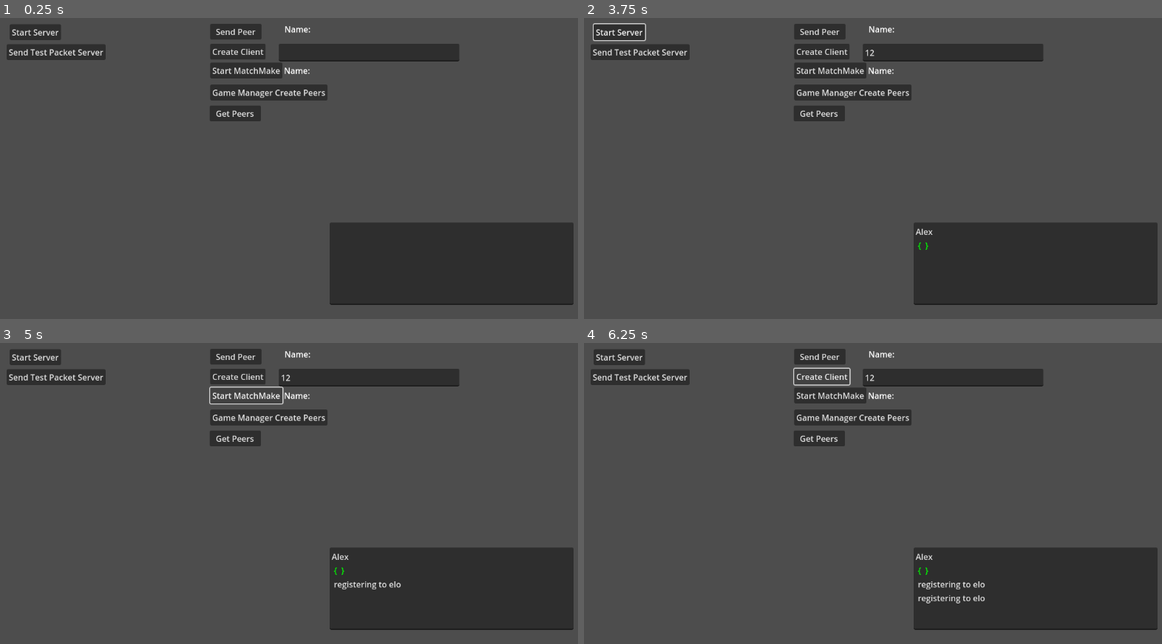
Above: before the commit, frames 1-4 (two rows, left to right).
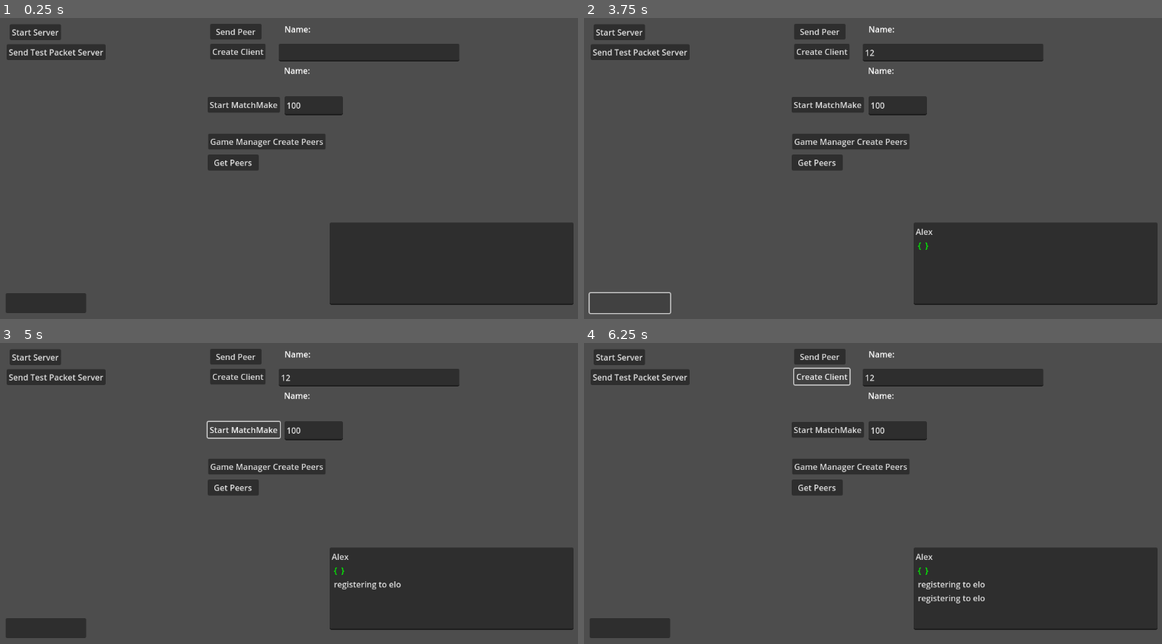
Above: after the commit, the same moments.

Repository: finepointcgi/Godot-4-Multiplayer-Lan-Tutorial
Game: Godot game, scene res://Server.tscn
The game is run twice, just before and just after one commit, with the same random seed, the same clock (stepped at 60 frames per second) and the same inputs. This scene is started directly instead of the project's main scene.
Inputs (mouse positions are in pixels of both pictures, inside the frame that each line leads up to):
- Up to frame 1 (0.25 s): no input
- Up to frame 2 (3.75 s): click (1034, 264) at 0.52 s; type "Alex" at 0.6 s; click (953, 54) at 0.75 s; type "12" at 0.83 s; click "Game Manager Create Peers" at 1.25 s; click "Get Peers" at 2 s; click "Start Server" at 2.75 s; click (630, 303) at 3.52 s
- Up to frame 3 (5 s): click "Start MatchMake" at 4.25 s
- Up to frame 4 (6.25 s): click "Start MatchMake" at 5 s; click "Create Client" at 5.75 s

The runs differ from the first frame. In frame 1, 4.7% of the frame differs, in the area x 1-60%, y 14-99%; in frame 2, 4.1%; in frame 3, 4.3%; in frame 4, 4.7%.
Error after the commit: Parse Error: Identifier "SQLite" not declared in the current scope. (res://SQLDBAdapeter.gd:8)

Commit message:
Added the code for basic elo and database interaction

Diff:
--- a/Client.gd
+++ b/Client.gd
@@ -160,7 +160,7 @@
 		"message" : Message.matchmake,
 		"player" : {
 			"id" : peerid,
-			"elo" : 1
+			"elo" : int($Control/TextEdit.text)
 
 		}
 	}
--- a/Lobby.gd
+++ b/Lobby.gd
@@ -10,29 +10,50 @@
 var lobby_wait_end_time_timer_started = false
 var lobby_countdown = 10  # 60 seconds countdown
 var lobby_wait_end_time = 60
-var minimum_players_to_start = 8
+var initial_lobby_countdown = 10
+var minimum_players_to_start = 2
 var maxPlayers = 8
-var lobbyElo
+var lobbyElo = 100
 var closed = false
 
 func _init(_id):
 	hostid = _id
 	game = Game.new()
 
-func _process(delta):
-	if lobby_timer_started and players_in_lobby.size() >= minimum_players_to_start:
+func process(delta):
+	# Check if there are enough players to start the countdown
+	if players_in_lobby.size() >= minimum_players_to_start:
+		# Start or continue the countdown
+		if !lobby_timer_started:
+			lobby_timer_started = true
+			lobby_countdown = lobby_wait_end_time  # Set this to your initial countdown time
+
 		lobby_countdown -= delta
 
+		# Update the UI every frame
+		update_lobby_ui(lobby_countdown)
+
+		# Check if the countdown has finished
 		if lobby_countdown <= 0:
 			start_game()
-			update_lobby_ui(lobby_countdown)
+			lobby_timer_started = false  # Stop the countdown
 
-	if lobby_wait_end_time_timer_started and players_in_lobby.size() == maxPlayers:
-		lobby_wait_end_time -= delta
+	# Additional condition for max players (if needed)
+	elif players_in_lobby.size() == maxPlayers:
+		# Similar logic can be applied here if you have specific actions for max players
+		if !lobby_timer_started:
+			lobby_timer_started = true
+			lobby_countdown = initial_lobby_countdown  # Set this to your initial countdown time
 
-		if lobby_wait_end_time <= 0:
+		lobby_countdown -= delta
+
+		# Update the UI every frame
+		update_lobby_ui(lobby_countdown)
+
+		# Check if the countdown has finished
+		if lobby_countdown <= 0:
 			start_game()
-			update_lobby_ui(lobby_wait_end_time)
+			lobby_timer_started = false  # Stop the countdown
 
 func add_player_to_lobby(player):
 	players[player.id] = {
@@ -47,7 +68,8 @@
 
 	if players_in_lobby.size() > 1:
 		lobby_wait_end_time_timer_started = true
-	lobbyElo = (lobbyElo + players[player.id].elo) / 2
+	lobbyElo = (lobbyElo + player.elo) / 2
+	lobby_wait_end_time = 60
 	return players[player.id]
 
 func start_game():
@@ -59,9 +81,11 @@
 	pass
 
 func IsElegableForMatch(player):
+	print(player.elo)
+	print(lobbyElo)
 	for i in players:
-		if i.id == player.id:
+		if players[i].id == player.id:
 			return false
 	if abs(player.elo - lobbyElo) < 100:
-		return false
-	return true
+		return true
+	return false
--- /dev/null
+++ b/SQLDBAdapeter.gd
@@ -0,0 +1,38 @@
+extends Node
+class_name SQLDBAdapter
+
+var database
+
+
+func CreateDB():
+	database = SQLite.new()
+	database.open_db()
+	var table = {
+		"id": {
+			"data_type":"int",
+			"primary_key": true,
+			"not_null": true,
+			"auto_increment": true
+		},
+		"name":{
+			"data_type":"text",
+			"not_null":true
+		},
+		"password":{
+			"data_type":"text",
+			"not_null":true
+		},
+		"elo":{
+			"data_type":"int",
+			"not_null":true
+		}
+	}
+	database.create_table("users", table)
+
+	var data = {
+		"name" : "test",
+		"password": "test",
+		"elo": 100
+	}
+
+	database.insert_row("users", data)
--- a/Server.tscn
+++ b/Server.tscn
@@ -23,26 +23,26 @@
 
 [node name="Button" type="Button" parent="Client Test/Control"]
 layout_mode = 0
-offset_left = 423.0
-offset_top = 175.0
-offset_right = 523.0
-offset_bottom = 205.0
+offset_left = 419.0
+offset_top = 271.0
+offset_right = 648.0
+offset_bottom = 302.0
 text = "Game Manager Create Peers"
 
 [node name="Button2" type="Button" parent="Client Test/Control"]
 layout_mode = 0
-offset_left = 422.0
-offset_top = 216.0
-offset_right = 522.0
-offset_bottom = 247.0
+offset_left = 418.0
+offset_top = 312.0
+offset_right = 518.0
+offset_bottom = 343.0
 text = "Get Peers"
 
 [node name="Button3" type="Button" parent="Client Test/Control"]
 layout_mode = 0
-offset_left = 423.0
-offset_top = 132.0
-offset_right = 564.0
-offset_bottom = 163.0
+offset_left = 418.0
+offset_top = 199.0
+offset_right = 559.0
+offset_bottom = 230.0
 text = "Start MatchMake"
 
 [node name="Button4" type="Button" parent="Client Test/Control"]
@@ -60,6 +60,14 @@
 offset_right = 523.0
 offset_bottom = 87.0
 text = "Send Peer"
+
+[node name="TextEdit" type="TextEdit" parent="Client Test/Control"]
+layout_mode = 0
+offset_left = 568.0
+offset_top = 198.0
+offset_right = 682.0
+offset_bottom = 235.0
+text = "100"
 
 [node name="Label3" type="Label" parent="Client Test"]
 offset_left = 568.0
@@ -102,6 +110,12 @@
 offset_bottom = 127.0
 text = "Send Test Packet Server"
 
+[node name="Button2" type="Button" parent="."]
+offset_left = 24.0
+offset_top = 583.0
+offset_right = 181.0
+offset_bottom = 622.0
+
 [connection signal="button_down" from="Client Test/Control/Button" to="Client Test" method="_on_button_button_down"]
 [connection signal="button_down" from="Client Test/Control/Button2" to="Client Test" method="_on_button_2_button_down"]
 [connection signal="button_down" from="Client Test/Control/Button3" to="Client Test" method="_on_button_3_button_down"]
@@ -109,3 +123,4 @@
 [connection signal="button_down" from="Client Test/Control/Button5" to="Client Test" method="_on_button_5_button_down"]
 [connection signal="button_down" from="Button" to="." method="_on_button_button_down"]
 [connection signal="button_down" from="Button5" to="." method="_on_button_5_button_down"]
+[connection signal="button_down" from="Button2" to="." method="_on_button_2_button_down"]
--- a/SeverManager.gd
+++ b/SeverManager.gd
@@ -49,7 +49,8 @@
 				if float(Time.get_unix_time_from_system() - users[i].lastConnected) > timeoutinSeconds:
 					disconnectUser(i)
 
-		for user in matchmakeUsers:
+		for lobby in lobbies:
+			lobbies[lobby].process(delta)
 			pass
 		if _peer.get_available_packet_count() > 0:
 			var packet = _peer.get_packet()
@@ -76,10 +77,14 @@
 		match_players()
 
 func add_player_to_queue(player_id, player_elo):
+	print(player_id, player_elo)
 	matchmakeUsers[player_id] = {
 		"id": player_id,
 		"elo": player_elo
 		}
+
+	if users.has(int(player_id)):
+		users[int(player_id)].elo = player_elo
 
 	#match_players()  # Try to match players
 
@@ -89,12 +94,17 @@
 	for id in matchmakeUsers:
 		var foundMatch = false
 		for lobby in lobbies:
-			if lobby.IsElegableForMatch(id):
-				lobby.add_player_to_lobby(id)
+			if lobbies[lobby].IsElegableForMatch(users[int(id)]):
+				JoinLobby(users[int(id)], lobby)
 				foundMatch = true
+				matchmakeUsers.erase(id)
 				continue
+
 		if !foundMatch:
-			JoinLobby(users[id], "")
+			for i in users:
+				if users[i].id == id:
+					JoinLobby(users[i], "")
+					matchmakeUsers.erase(id)
 
 
 
@@ -115,10 +125,10 @@
 func JoinLobby(peer, id :String):
 	if id == "":
 		id = generate_random_string()
-		lobbies[id] = Lobby.new(peer)
+		lobbies[id] = Lobby.new(peer.id)
 		#print(id)
-
 	var player = lobbies[id].add_player_to_lobby(peer)
+	#JoinLobby(player, id)
 	for p in lobbies[id].players:
 		#print("sending new user info to peer")
 		#print(lobbies[id].players[p])
@@ -133,7 +143,7 @@
 			"message" : Message.userConnected,
 			"id" : p
 		}
-		sendMessageToPeer(peer, data2)
+		sendMessageToPeer(peer.id, data2)
 
 		var data3 = {
 			"message" : Message.lobbyInfo,
@@ -153,7 +163,8 @@
 	}
 	#print(data)
 
-	sendMessageToPeer(peer, data)
+	sendMessageToPeer(peer.id, data)
+
 
 func generate_random_string():
 	var result = ""
@@ -174,7 +185,8 @@
 	users[id] = {
 		"id" : id,
 		"inGameId" : 0,
-		"lastConnected" : Time.get_unix_time_from_system()
+		"lastConnected" : Time.get_unix_time_from_system(),
+		"elo" : 100
 	}
 
 	var data = {
@@ -215,3 +227,8 @@
 
 func _on_button_6_button_down():
 	pass # Replace with function body.
+
+
+func _on_button_2_button_down():
+	db.CreateDB()
+	pass # Replace with function body.
--- a/project.godot
+++ b/project.godot
@@ -18,10 +18,15 @@
 [autoload]
 
 GameManager="*res://GameManager.gd"
+db="*res://SQLDBAdapeter.gd"
 
 [dotnet]
 
 project/assembly_name="multiplayer Lan Tutorial"
+
+[editor_plugins]
+
+enabled=PackedStringArray("res://addons/godot-sqlite/plugin.cfg")
 
 [input]
 
Not shown, added: addons/godot-sqlite/godot-sqlite.gd
Not shown, added: addons/godot-sqlite/plugin.cfg
Not shown, added: .DS_Store
Not shown, added: addons/.DS_Store
Not shown, added: addons/godot-sqlite/.DS_Store
Not shown, added: addons/godot-sqlite/bin/libgdsqlite.android.template_debug.arm64.so
Not shown, added: addons/godot-sqlite/bin/libgdsqlite.android.template_debug.x86_64.so
Not shown, added: addons/godot-sqlite/bin/libgdsqlite.android.template_release.arm64.so
Not shown, added: addons/godot-sqlite/bin/libgdsqlite.android.template_release.x86_64.so
Not shown, added: addons/godot-sqlite/bin/libgdsqlite.ios.template_debug.arm64.dylib
Not shown, added: addons/godot-sqlite/bin/libgdsqlite.ios.template_release.arm64.dylib
Not shown, added: addons/godot-sqlite/bin/libgdsqlite.linux.template_debug.x86_64.so
(and 7 more such lines)
